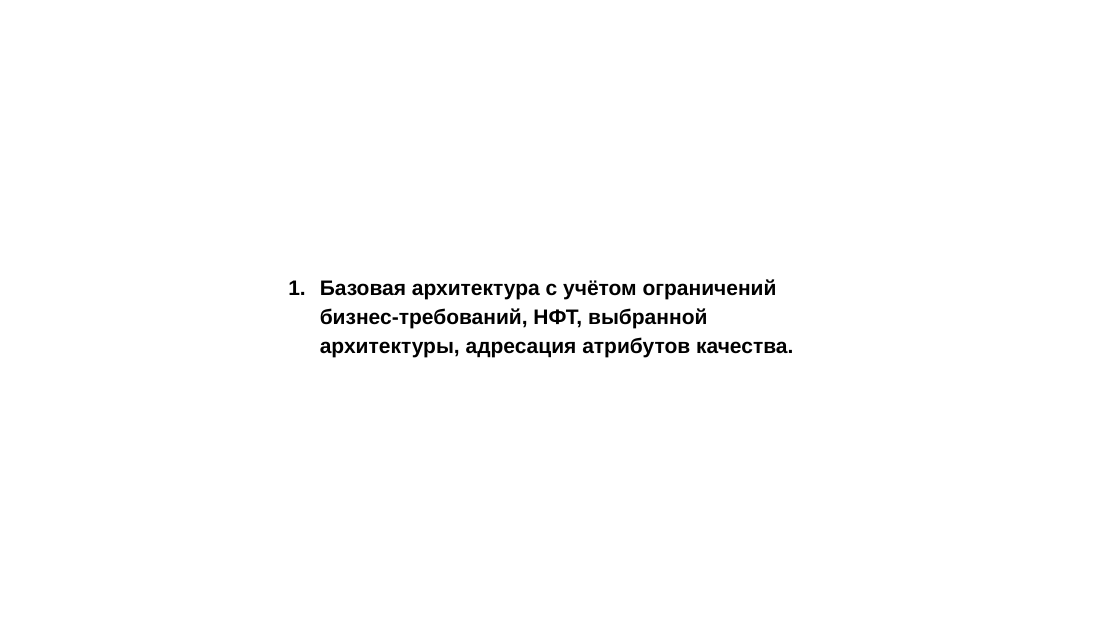
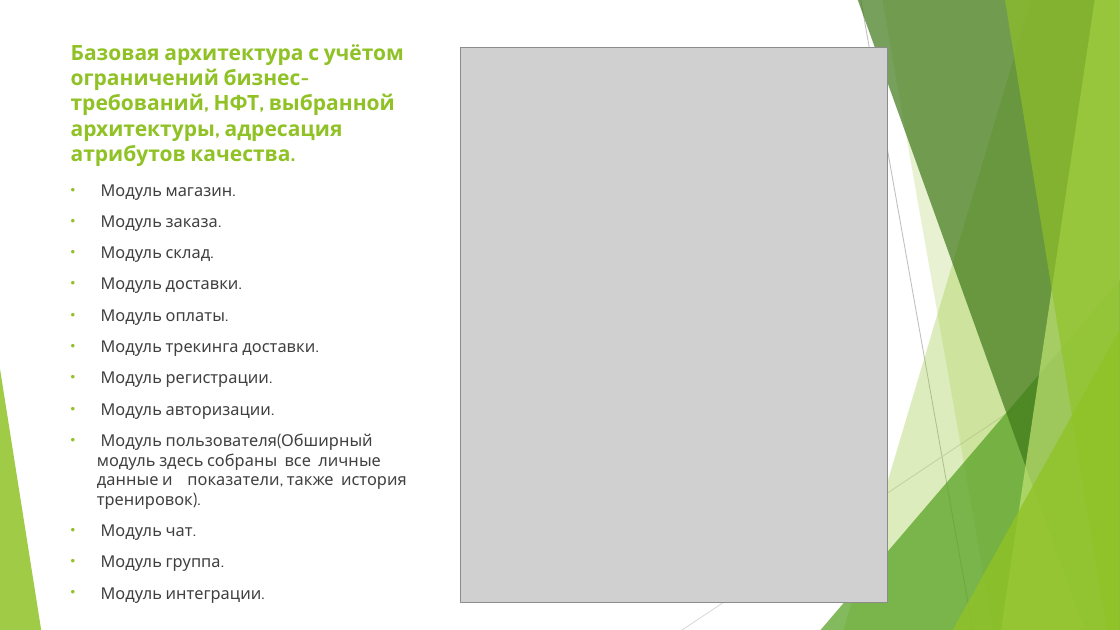
Before and after one commit to eafonasyev/diplom, a slide deck: slide 13 of diplom/diplom_prezentation.pptx (slide 14 before the commit). Drawn at 1120x630 pixels with LibreOffice and Linux fonts; fonts in the diff are those of the drawing; grey boxes stand for pictures. Boxes give left, top, right and bottom in pixels: in the first picture for what was removed or moved away, otherwise in the second. Text is boxed around its words. In the diff, an @@ line names an element or a change of style, - is before the commit and + after.

```diff
--- a/diplom/diplom_prezentation.pptx
+++ b/diplom/diplom_prezentation.pptx
@@ title "Базовая архитектура с учётом ограничений ...": place and size @@
-title "Базовая архитектура с учётом ограничений ..." at box(320, 279, 793, 358)
+title "Базовая архитектура с учётом ограничений ..." at box(71, 44, 404, 166)
@@ title "Базовая архитектура с учётом ограничений ..." at box(71, 44, 404, 166): font Arial to Cabin, text colour #000000 to #90C226; bullet 1. to none; line spacing 1.15 to 1; vertical alignment top to bottom @@
@@ picture added at box(460, 47, 888, 602) @@
@@ text added at box(97, 184, 407, 603), 14 pt, text #404040 @@
+• Модуль магазин.
+• Модуль заказа.
+• Модуль склад.
+• Модуль доставки.
+• Модуль оплаты.
+• Модуль трекинга доставки.
+• Модуль регистрации.
+• Модуль авторизации.
+• Модуль пользователя(Обширный модуль здесь собраны все личные данные и показатели, также история тренировок).
+• Модуль чат.
+• Модуль группа.
+• Модуль интеграции.
@@ group added at box(0, 0, 1120, 630): 5 freeform shapes, 3 triangles, 2 lines @@
```
Also in this commit, not shown: 2 other slides changed, 12 slides added, 14 slides removed, 1 other file.
